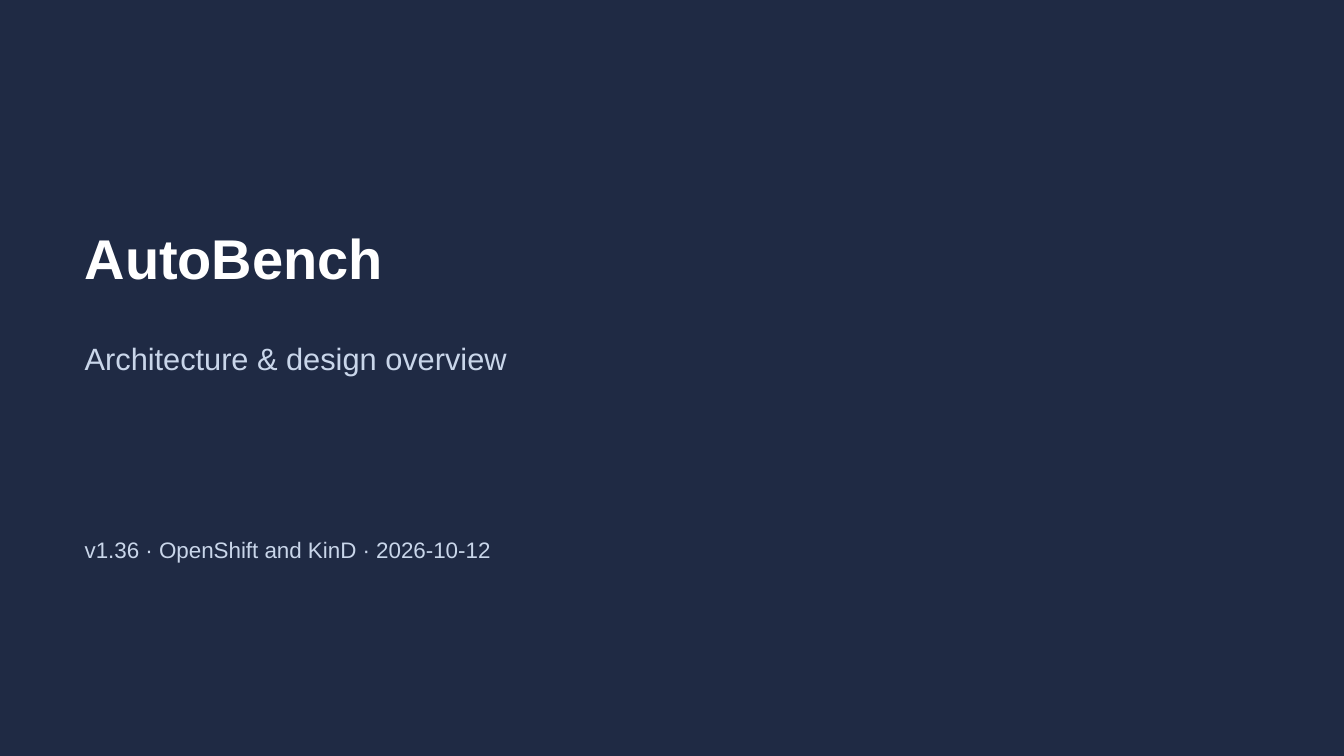
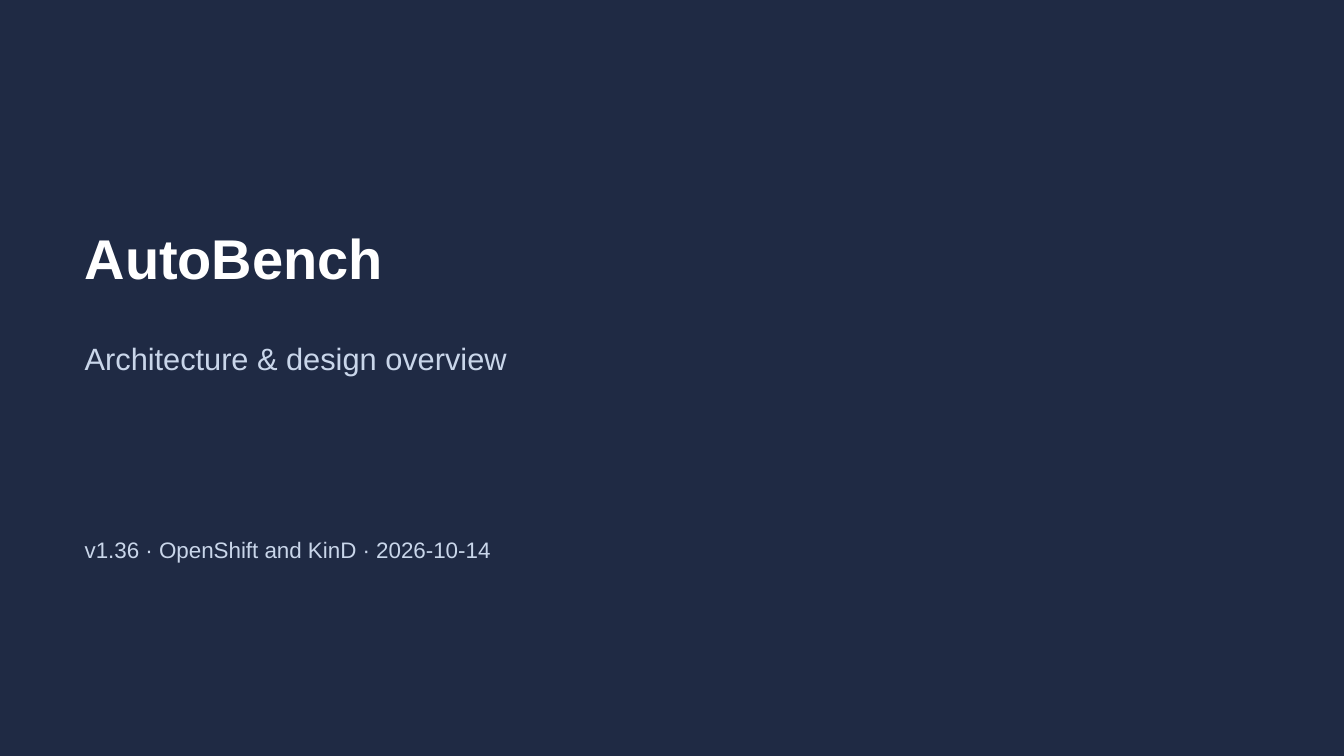
Before and after one commit to rossoctl/autobench, a slide deck: slide 1 of docs/AutoBench.pptx. Drawn at 1344x756 pixels with LibreOffice and Linux fonts; fonts in the diff are those of the drawing. Boxes give left, top, right and bottom in pixels: in the first picture for what was removed or moved away, otherwise in the second. Text is boxed around its words. In the diff, an @@ line names an element or a change of style, - is before the commit and + after.

```diff
--- a/docs/AutoBench.pptx
+++ b/docs/AutoBench.pptx
@@ text at box(85, 542, 490, 563): text changed @@
-v1.36 · OpenShift and KinD · 2026-10-12
+v1.36 · OpenShift and KinD · 2026-10-14
```
Also in this commit, not shown: 3 other slides changed, 2 slides added, 6 other files.
